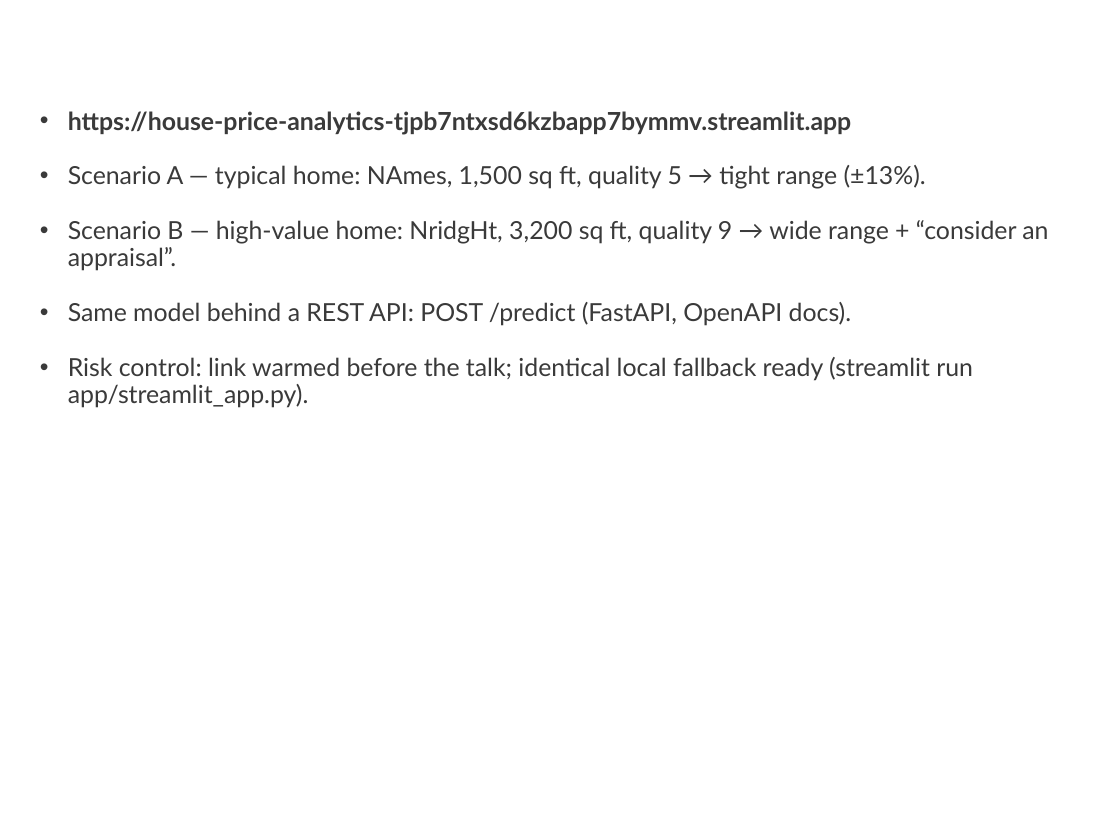
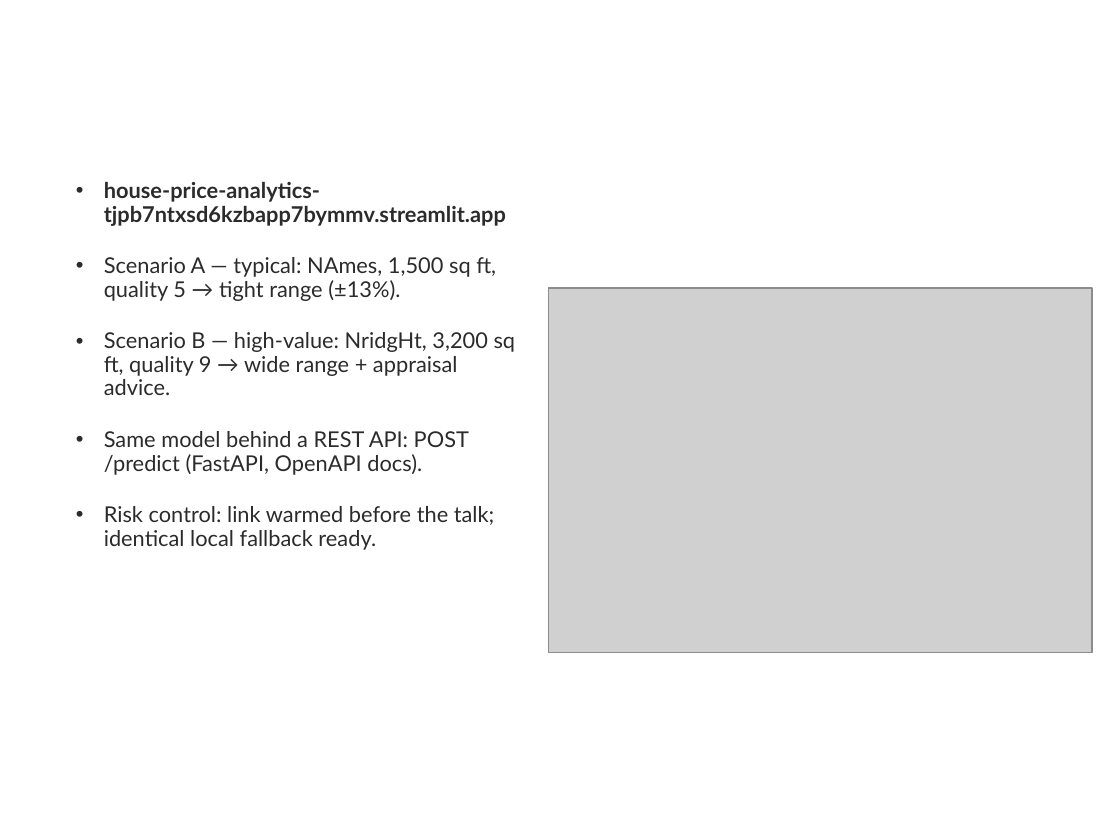
Before and after one commit to ducnt3/house-price-analytics, a slide deck: slide 18 of reports/hust-house-price-slides.pptx (slide 10 before the commit). Drawn at 1120x840 pixels with LibreOffice and Linux fonts; fonts in the diff are those of the drawing; grey boxes stand for pictures; background and template pictures are left out. Boxes give left, top, right and bottom in pixels: in the first picture for what was removed or moved away, otherwise in the second. Text is boxed around its words. In the diff, an @@ line names an element or a change of style, - is before the commit and + after.

Commit message:
docs: expand slide deck to 22 slides with LaTeX-typeset formulas
- Cover lists all members with student IDs
- Formulas re-rendered in Computer Modern (classic LaTeX typeface);
  multi-line formulas split into single-line images so nothing collides
- New slides: agenda, injected-imperfections table, four EDA slides using
  all figures, residual analysis, model-choice rationale, conformal
  calibration walkthrough, monitoring design + results, app screenshot
  on the demo slide

```diff
--- a/reports/hust-house-price-slides.pptx
+++ b/reports/hust-house-price-slides.pptx
@@ text "house-price-analytics-tjpb7ntxsd6kzbapp7bymmv.streamlit.app": place and size @@
-text "house-price-analytics-tjpb7ntxsd6kzbapp7bymmv.streamlit.app" at [68, 111, 1048, 408]
+text "house-price-analytics-tjpb7ntxsd6kzbapp7bymmv.streamlit.app" at [104, 182, 516, 550]
@@ text at [104, 182, 516, 395]: text changed; size 16 to 14 pt; text colour #3A3A3A to #2B2B2B @@
-• https://house-price-analytics-tjpb7ntxsd6kzbapp7bymmv.streamlit.app
-• Scenario A — typical home: NAmes, 1,500 sq ft, quality 5 → tight range (±13%).
-• Scenario B — high-value home: NridgHt, 3,200 sq ft, quality 9 → wide range + “consider an appraisal”.
+• house-price-analytics-tjpb7ntxsd6kzbapp7bymmv.streamlit.app
+• Scenario A — typical: NAmes, 1,500 sq ft, quality 5 → tight range (±13%).
+• Scenario B — high-value: NridgHt, 3,200 sq ft, quality 9 → wide range + appraisal advice.
@@ picture added at [549, 288, 1092, 653] @@
@@ text at [104, 431, 469, 475]: size 16 to 14 pt, text colour #3A3A3A to #2B2B2B in "Same model behind a REST API: POST ..." @@
@@ text at [104, 506, 495, 550]: text changed; size 16 to 14 pt; text colour #3A3A3A to #2B2B2B @@
-• Risk control: link warmed before the talk; identical local fallback ready (streamlit run app/streamlit_app.py).
+• Risk control: link warmed before the talk; identical local fallback ready.
```
Also in this commit, not shown: 11 other slides changed, 10 slides added, 1 slide removed, 13 other files.
